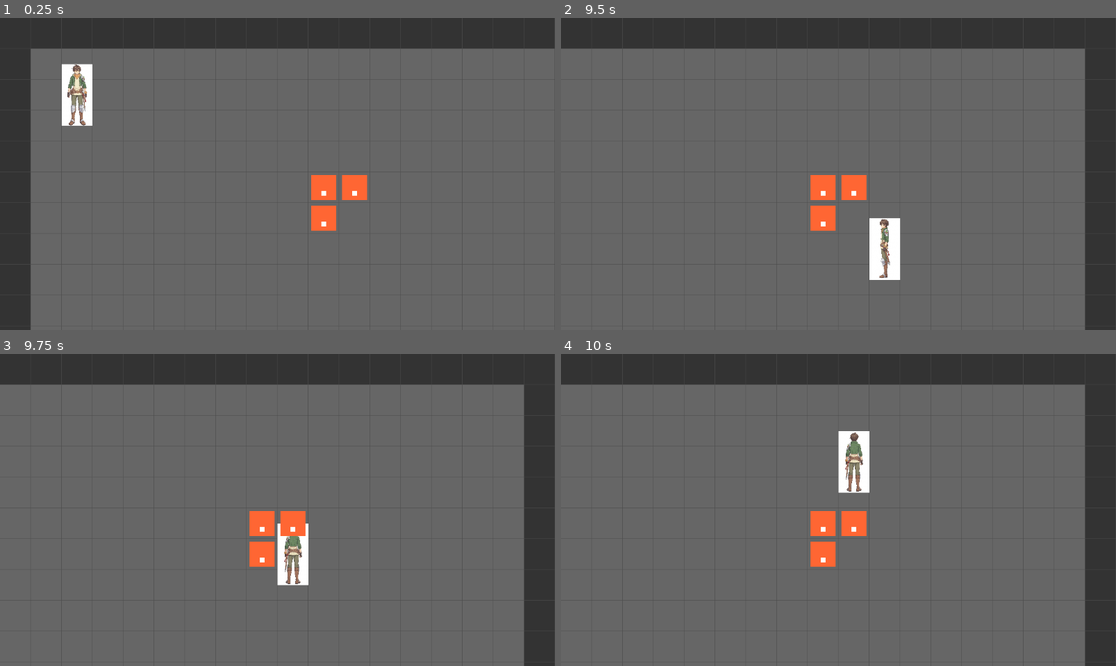
Above: before the commit, frames 1-4 (two rows, left to right).
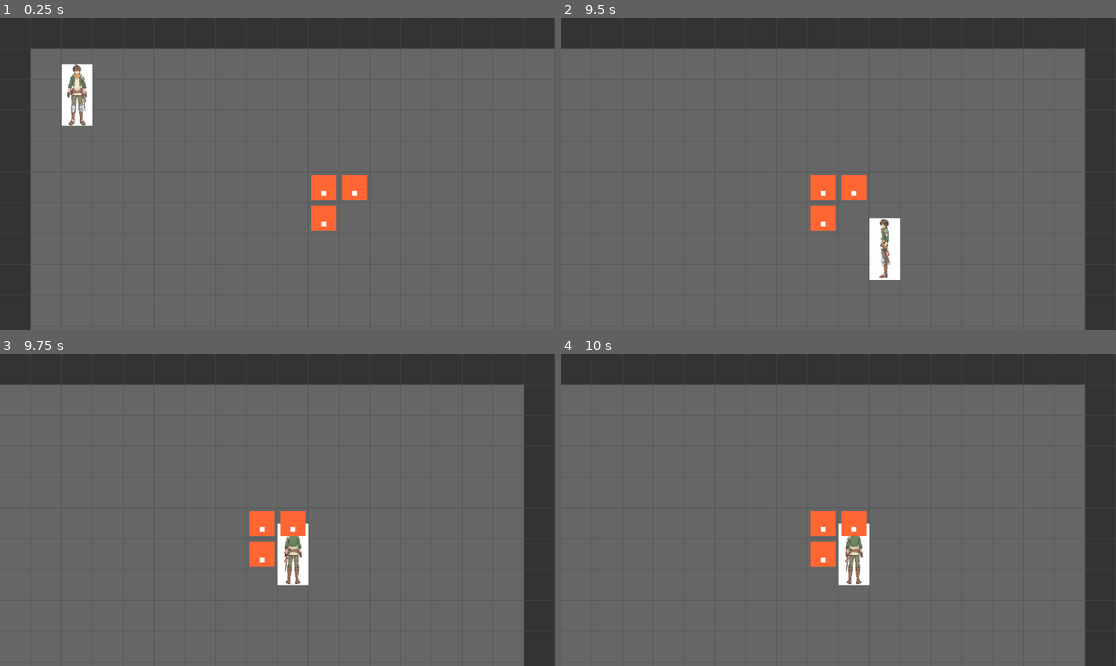
Above: after the commit, the same moments.

Repository: komuro72/trpg
Game: Godot game, scene res://scenes/game_map.tscn
Same seed, same stepped clock (60 frames per second), same inputs: the game is played once before the commit and once after it.
Inputs:
- Up to frame 1 (0.25 s): no input
- Up to frame 2 (9.5 s): tap Enter at 0.5, 2, 3.5 s; hold Up (ui_up) 0.53-2.03 s; tap Space at 1.25, 2.75, 8 s; hold Left (ui_left) 2.03-3.53 s; hold Down (ui_down) 3.53-4.28 s; hold Right (ui_right) 4.28-5.03 s; hold Up (ui_up) 5.03-5.78 s; hold Right (ui_right) 5.78-8.03 s; hold Down (ui_down) 8.03-8.78 s; hold Left (ui_left) from 8.78 s (still down)
- Up to frame 3 (9.75 s): release Left (ui_left) at 9.53 s; hold Up (ui_up) from 9.53 s (still down)
- Up to frame 4 (10 s): keep holding Up (ui_up)

Frames 1-3 are identical in both runs. In frame 4, 1.9% of the frame differs, in the area x 49-56%, y 24-75%.

Commit message:
feat: Phase 2-4 敵の移動と占有チェックを実装
- EnemyAI: ステートマシン（IDLE/MOVING/WAITING）で行動シーケンスを実行
- EnemyAI: relative_position をプレイヤー向き基準のグリッド座標に変換
- EnemyAI: setup() に map_data を追加、_is_passable() を get_occupied_tiles() ベースに統一
- Character: get_occupied_tiles() を追加（将来の複数マスキャラ対応フック）
- PlayerController: blocking_characters で敵の占有チェックを追加
- EnemyManager: get_enemies() を追加、setup() に map_data を追加
- CLAUDE.md / spec.md: Phase 2-4 進捗を反映

Co-Authored-By: Claude Sonnet 4.6 <noreply@anthropic.com>

Diff:
--- a/scripts/character.gd
+++ b/scripts/character.gd
@@ -107,6 +107,12 @@
 	return Vector2.ZERO
 
 
+## このキャラクターが占有するグリッド座標の一覧を返す
+## 将来的に複数マスを占有するキャラクターはこのメソッドをオーバーライドする
+func get_occupied_tiles() -> Array[Vector2i]:
+	return [grid_pos]
+
+
 ## グリッド座標をワールド座標に同期する
 func sync_position() -> void:
 	var gs := GlobalConstants.GRID_SIZE
--- a/scripts/enemy_ai.gd
+++ b/scripts/enemy_ai.gd
@@ -3,31 +3,45 @@
 
 ## 敵パーティーのAI行動制御
 ## Phase 2-3: LLMにパーティー単位で状況を送り、行動シーケンスをキューに積む。
-## Phase 2-4: pop_next_action() / complete_action() を使って実際の移動・攻撃を実行する。
-
-## キューがこの数以下になったら再リクエスト
+## Phase 2-4: キューからアクションを取り出し、移動・待機を実行する（move / wait）。
+
 const QUEUE_REFILL_THRESHOLD := 1
+const MOVE_INTERVAL  := 0.4   # タイル移動の間隔（秒）
+const WAIT_DURATION  := 1.0   # wait アクションの待機時間（秒）
+
+enum _State { IDLE, MOVING, WAITING }
 
 var _enemies: Array[Character] = []
 var _player: Character
+var _map_data: MapData
 var _behavior_description: String = ""
-
 var _llm: LLMClient
 
-## メンバーIDごとのアクションキュー { "Goblin0": [{action, target, ...}, ...] }
+## メンバーIDごとのアクションキュー { "Goblin0": [{action, ...}, ...] }
 var _queues: Dictionary = {}
-## 現在実行中のアクション { "Goblin0": {action, target, ...} }
+## 現在実行中のアクション { "Goblin0": {action, ...} }
 var _current: Dictionary = {}
 
-## 攻撃されたなど状況が大きく変わったときに true にする
+## 各敵のステートマシン状態
+var _states: Dictionary = {}   # enemy_id -> _State
+## 移動中の目標グリッド座標
+var _goals: Dictionary = {}    # enemy_id -> Vector2i
+## タイマー（移動間隔 / 待機時間）
+var _timers: Dictionary = {}   # enemy_id -> float
+
 var _force_regen: bool = false
 
 
 ## アクティブ化後に EnemyManager から呼び出す
-func setup(enemies: Array[Character], player: Character, behavior_description: String) -> void:
-	_enemies           = enemies
-	_player            = player
+func setup(enemies: Array[Character], player: Character, behavior_description: String, map_data: MapData) -> void:
+	_enemies              = enemies
+	_player               = player
+	_map_data             = map_data
 	_behavior_description = behavior_description
+
+	for enemy: Character in _enemies:
+		_states[enemy.name] = _State.IDLE
+		_timers[enemy.name] = 0.0
 
 	_llm = LLMClient.new()
 	_llm.name = "LLMClient"
@@ -38,9 +52,13 @@
 	_request_actions()
 
 
-func _process(_delta: float) -> void:
+func _process(delta: float) -> void:
 	if _enemies.is_empty():
 		return
+
+	# 各敵のアクションを処理
+	for enemy: Character in _enemies:
+		_tick_enemy(enemy, delta)
 
 	# 強制再生成（攻撃を受けたなど状況変化）
 	if _force_regen and not _llm.is_requesting:
@@ -51,6 +69,169 @@
 	# キューが残り少なくなったら補充リクエスト
 	if not _llm.is_requesting and _is_queue_low():
 		_request_actions()
+
+
+## -------------------------------------------------------------------
+## アクション実行（ステートマシン）
+## -------------------------------------------------------------------
+
+func _tick_enemy(enemy: Character, delta: float) -> void:
+	var id    := enemy.name
+	var state := _states.get(id, _State.IDLE) as _State
+
+	match state:
+		_State.IDLE:
+			var action := _pop_action(id)
+			if not action.is_empty():
+				_start_action(enemy, action)
+
+		_State.MOVING:
+			_timers[id] -= delta
+			if _timers[id] <= 0.0:
+				var still_moving := _step_toward_goal(enemy)
+				if still_moving:
+					_timers[id] = MOVE_INTERVAL
+				else:
+					_states[id] = _State.IDLE
+					complete_action(id)
+
+		_State.WAITING:
+			_timers[id] -= delta
+			if _timers[id] <= 0.0:
+				_states[id] = _State.IDLE
+				complete_action(id)
+
+
+func _start_action(enemy: Character, action: Dictionary) -> void:
+	var id := enemy.name
+	match action.get("action", "") as String:
+		"move":
+			var goal := _resolve_goal(enemy, action)
+			if goal == enemy.grid_pos:
+				complete_action(id)
+				return
+			_goals[id]  = goal
+			_states[id] = _State.MOVING
+			_timers[id] = MOVE_INTERVAL
+		"wait":
+			_states[id] = _State.WAITING
+			_timers[id] = WAIT_DURATION
+		_:
+			# attack 等は Phase 2-4 後半で実装。今は完了扱い
+			complete_action(id)
+
+
+## target と relative_position から目標グリッド座標を計算する
+func _resolve_goal(enemy: Character, action: Dictionary) -> Vector2i:
+	if _player == null:
+		return enemy.grid_pos
+	var rel    := action.get("relative_position", "adjacent") as String
+	var offset := _relative_offset(_player.facing, rel)
+	var goal   := _player.grid_pos + offset
+
+	# 目標が歩行不可なら隣接タイルを探す
+	if _map_data != null and not _map_data.is_walkable(goal):
+		for adj: Vector2i in [Vector2i(0, 1), Vector2i(0, -1), Vector2i(1, 0), Vector2i(-1, 0)]:
+			var alt := _player.grid_pos + adj
+			if _map_data.is_walkable(alt):
+				return alt
+
+	return goal
+
+
+## 目標方向へ1タイル進む。まだ移動中なら true、到達またはスタックなら false
+func _step_toward_goal(enemy: Character) -> bool:
+	var id   := enemy.name
+	var goal := _goals.get(id, enemy.grid_pos) as Vector2i
+	if enemy.grid_pos == goal:
+		return false
+
+	var dx := goal.x - enemy.grid_pos.x
+	var dy := goal.y - enemy.grid_pos.y
+
+	# 差が大きい軸を優先して試みる
+	var candidates: Array[Vector2i] = []
+	if abs(dx) >= abs(dy):
+		if dx != 0: candidates.append(Vector2i(sign(dx), 0))
+		if dy != 0: candidates.append(Vector2i(0, sign(dy)))
+	else:
+		if dy != 0: candidates.append(Vector2i(0, sign(dy)))
+		if dx != 0: candidates.append(Vector2i(sign(dx), 0))
+
+	for step: Vector2i in candidates:
+		var next := enemy.grid_pos + step
+		if _is_passable(next):
+			enemy.move_to(next)
+			return enemy.grid_pos != goal  # 到達したら false
+
+	return false  # スタック（壁や他キャラで塞がれている）
+
+
+## 歩行可能かつ他キャラが占有していないか確認する
+## get_occupied_tiles() を使うため将来の複数マスキャラにも対応
+func _is_passable(pos: Vector2i) -> bool:
+	if _map_data != null and not _map_data.is_walkable(pos):
+		return false
+	for other: Character in _enemies:
+		if pos in other.get_occupied_tiles():
+			return false
+	if _player != null and pos in _player.get_occupied_tiles():
+		return false
+	return true
+
+
+## target の向きを基準に relative_position のオフセットを返す
+func _relative_offset(facing: Character.Direction, rel_pos: String) -> Vector2i:
+	var fwd := _dir_to_vec(facing)
+	match rel_pos:
+		"front":      return fwd
+		"back":       return Vector2i(-fwd.x, -fwd.y)
+		"left_side":
+			match facing:
+				Character.Direction.FRONT: return Vector2i(-1,  0)
+				Character.Direction.BACK:  return Vector2i( 1,  0)
+				Character.Direction.RIGHT: return Vector2i( 0, -1)
+				Character.Direction.LEFT:  return Vector2i( 0,  1)
+		"right_side":
+			match facing:
+				Character.Direction.FRONT: return Vector2i( 1,  0)
+				Character.Direction.BACK:  return Vector2i(-1,  0)
+				Character.Direction.RIGHT: return Vector2i( 0,  1)
+				Character.Direction.LEFT:  return Vector2i( 0, -1)
+		"adjacent":   return fwd
+	return Vector2i.ZERO
+
+
+func _dir_to_vec(dir: Character.Direction) -> Vector2i:
+	match dir:
+		Character.Direction.FRONT: return Vector2i( 0,  1)
+		Character.Direction.BACK:  return Vector2i( 0, -1)
+		Character.Direction.LEFT:  return Vector2i(-1,  0)
+		Character.Direction.RIGHT: return Vector2i( 1,  0)
+	return Vector2i.ZERO
+
+
+## キューから次のアクションを取り出す（内部用）
+func _pop_action(enemy_id: String) -> Dictionary:
+	if not _queues.has(enemy_id):
+		return {}
+	var q := _queues[enemy_id] as Array
+	if q.is_empty():
+		return {}
+	var action := q[0] as Dictionary
+	q.pop_front()
+	_current[enemy_id] = action
+	return action
+
+
+## アクション完了を通知する
+func complete_action(enemy_id: String) -> void:
+	_current.erase(enemy_id)
+
+
+## 攻撃を受けたなど状況が大きく変わったときに呼び出す
+func notify_situation_changed() -> void:
+	_force_regen = true
 
 
 ## -------------------------------------------------------------------
@@ -94,10 +275,10 @@
 			remaining.append({"id": enemy.name, "queue": q.duplicate()})
 
 	return {
-		"party":             {"members": members},
+		"party":              {"members": members},
 		"visible_characters": visible,
-		"current_actions":   _current.duplicate(),
-		"remaining_queue":   remaining
+		"current_actions":    _current.duplicate(),
+		"remaining_queue":    remaining
 	}
 
 
@@ -119,8 +300,8 @@
 func _on_response_received(result: Dictionary) -> void:
 	var actions: Array = result.get("actions", [])
 	for entry: Variant in actions:
-		var e       := entry as Dictionary
-		var id      := e.get("id", "") as String
+		var e        := entry as Dictionary
+		var id       := e.get("id", "") as String
 		var sequence: Array = e.get("sequence", [])
 		if id.is_empty() or sequence.is_empty():
 			continue
@@ -133,33 +314,6 @@
 
 func _on_request_failed(error: String) -> void:
 	push_error("[EnemyAI] LLMリクエスト失敗: " + error)
-
-
-## -------------------------------------------------------------------
-## Phase 2-4 から呼び出すインターフェース
-## -------------------------------------------------------------------
-
-## 次のアクションをキューから取り出す（なければ空 Dictionary）
-func pop_next_action(enemy_id: String) -> Dictionary:
-	if not _queues.has(enemy_id):
-		return {}
-	var q := _queues[enemy_id] as Array
-	if q.is_empty():
-		return {}
-	var action := q[0] as Dictionary
-	q.pop_front()
-	_current[enemy_id] = action
-	return action
-
-
-## アクション完了を通知する
-func complete_action(enemy_id: String) -> void:
-	_current.erase(enemy_id)
-
-
-## 攻撃を受けたなど状況が大きく変わったときに呼び出す
-func notify_situation_changed() -> void:
-	_force_regen = true
 
 
 ## -------------------------------------------------------------------
--- a/scripts/enemy_manager.gd
+++ b/scripts/enemy_manager.gd
@@ -15,10 +15,14 @@
 var _activated: bool = false
 
 
+var _map_data: MapData
+
+
 ## 敵をスポーンしてパーティーを構成する
 ## spawn_list: [{character_id, x, y}] の配列（dungeon_01.json の enemy_parties[n].members）
-func setup(spawn_list: Array, player: Character) -> void:
-	_player = player
+func setup(spawn_list: Array, player: Character, map_data: MapData) -> void:
+	_player   = player
+	_map_data = map_data
 	enemy_party = Party.new()
 	for spawn_info: Variant in spawn_list:
 		var info := spawn_info as Dictionary
@@ -63,7 +67,13 @@
 	enemy_ai = EnemyAI.new()
 	enemy_ai.name = "EnemyAI"
 	add_child(enemy_ai)
-	enemy_ai.setup(_enemies, _player, behavior)
+	enemy_ai.setup(_enemies, _player, behavior, _map_data)
+
+
+## 敵リストへの参照を返す（PlayerController の blocking_characters 等で利用）
+## 配列は参照渡しなので敵が死亡して _enemies から削除されると自動で反映される
+func get_enemies() -> Array[Character]:
+	return _enemies
 
 
 func _on_enemy_died(character: Character) -> void:
--- a/scripts/game_map.gd
+++ b/scripts/game_map.gd
@@ -60,13 +60,16 @@
 	enemy_manager = EnemyManager.new()
 	enemy_manager.name = "EnemyManager"
 	add_child(enemy_manager)
-	enemy_manager.setup(members, hero)
+	enemy_manager.setup(members, hero, map_data)
 
 
 func _setup_controller() -> void:
 	player_controller = PlayerController.new()
 	player_controller.character = hero
 	player_controller.map_data = map_data
+	# 敵をブロッキング対象として登録（参照渡しなので敵の死亡が自動反映される）
+	if enemy_manager != null:
+		player_controller.blocking_characters = enemy_manager.get_enemies()
 	player_controller.name = "PlayerController"
 	add_child(player_controller)
 
--- a/scripts/player_controller.gd
+++ b/scripts/player_controller.gd
@@ -6,6 +6,9 @@
 
 var character: Character = null
 var map_data: MapData = null
+
+## 移動先の占有チェック対象。get_occupied_tiles() で判定するため複数マスキャラにも対応
+var blocking_characters: Array[Character] = []
 
 # キー長押し時の移動間隔（秒）
 const MOVE_INTERVAL_INITIAL: float = 0.20
@@ -55,10 +58,19 @@
 		character.move_to(new_pos)
 
 
-## 移動可否を判定する（WALL・範囲外は不可）
+## 移動可否を判定する（WALL・範囲外・キャラクター占有は不可）
 func _can_move_to(pos: Vector2i) -> bool:
 	if map_data != null:
-		return map_data.is_walkable(pos)
-	# map_data未設定時のフォールバック（境界チェックのみ）
-	return pos.x >= 0 and pos.x < MapData.MAP_WIDTH \
-		and pos.y >= 0 and pos.y < MapData.MAP_HEIGHT
+		if not map_data.is_walkable(pos):
+			return false
+	else:
+		# map_data未設定時のフォールバック（境界チェックのみ）
+		if not (pos.x >= 0 and pos.x < MapData.MAP_WIDTH \
+				and pos.y >= 0 and pos.y < MapData.MAP_HEIGHT):
+			return false
+
+	for blocker: Character in blocking_characters:
+		if pos in blocker.get_occupied_tiles():
+			return false
+
+	return true
Not shown, changed: CLAUDE.md
Not shown, changed: docs/spec.md
